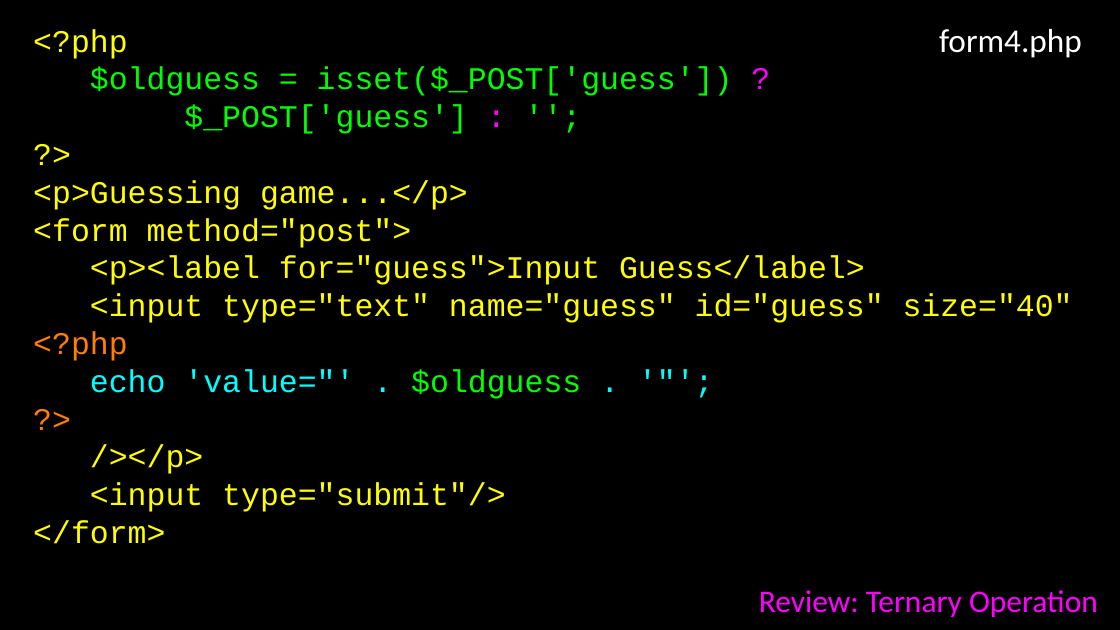
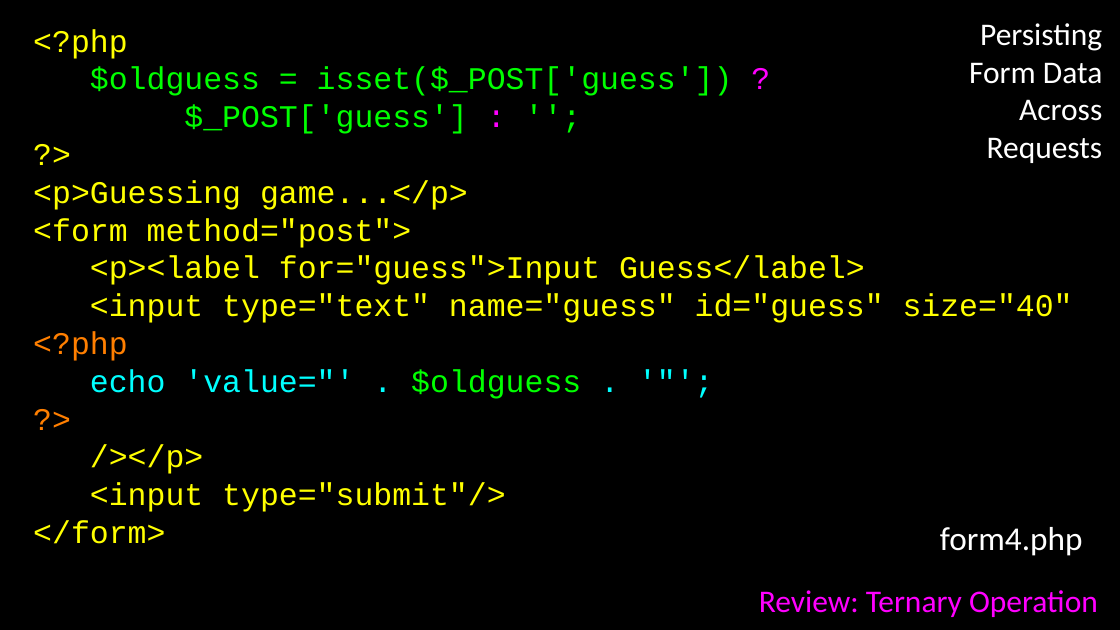
Before and after one commit to csev/wa4e, a slide deck: slide 11 of lectures/PHP-07-Forms.ppt. Drawn at 1120x630 pixels with LibreOffice and Linux fonts; fonts in the diff are those of the drawing. Boxes give left, top, right and bottom in pixels: in the first picture for what was removed or moved away, otherwise in the second. Text is boxed around its words. In the diff, an @@ line names an element or a change of style, - is before the commit and + after.

```diff
--- a/lectures/PHP-07-Forms.ppt
+++ b/lectures/PHP-07-Forms.ppt
@@ text added at [969,23,1103,163], 36 pt, text #FFFFFF @@
+Persisting
+Form Data
+Across
+Requests
@@ text "form4.php": place and size @@
-text "form4.php" at [939,29,1082,58]
+text "form4.php" at [940,527,1083,556]
```
Also in this commit, not shown: 1 other slide changed, 2 other files.
